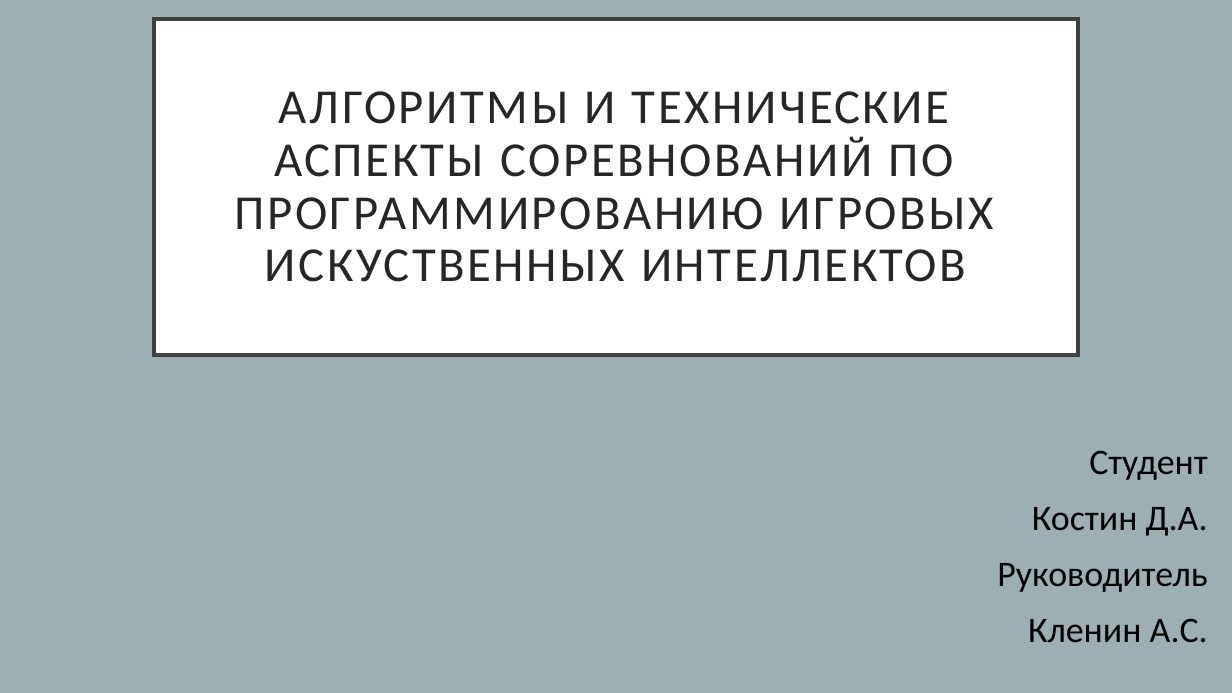
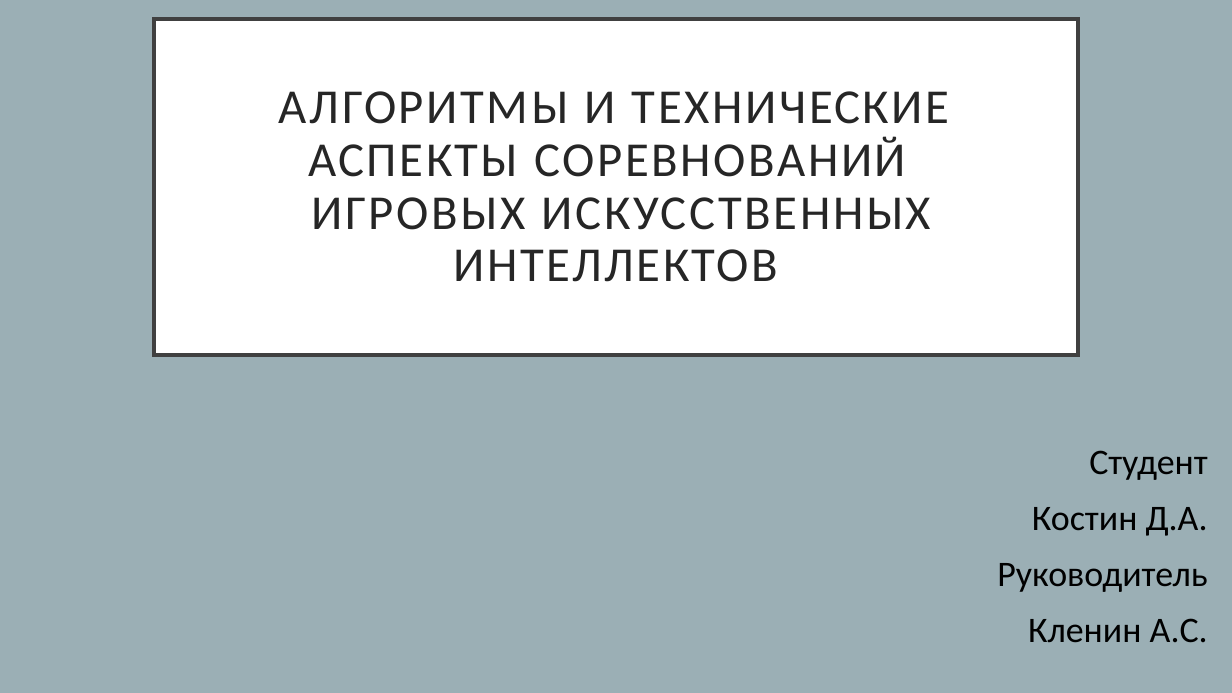
Before and after one commit to etharner/aigame, a slide deck: slide 1 of presentation.pptx. Drawn at 1232x693 pixels with LibreOffice and Linux fonts; fonts in the diff are those of the drawing. Boxes give left, top, right and bottom in pixels: in the first picture for what was removed or moved away, otherwise in the second. Text is boxed around its words. In the diff, an @@ line names an element or a change of style, - is before the commit and + after.

```diff
--- a/presentation.pptx
+++ b/presentation.pptx
@@ title at bbox=[279, 91, 950, 282]: text changed @@
-АЛГОРИТМЫ И ТЕХНИЧЕСКИЕ АСПЕКТЫ СОРЕВНОВАНИЙ ПО ПРОГРАММИРОВАНИЮ ИГРОВЫХ ИСКУСТВЕННЫХ ИНТЕЛЛЕКТОВ
+АЛГОРИТМЫ И ТЕХНИЧЕСКИЕ АСПЕКТЫ СОРЕВНОВАНИЙ
+ИГРОВЫХ ИСКУСCТВЕННЫХ ИНТЕЛЛЕКТОВ
```
Also in this commit, not shown: 19 slides added, 1 slide removed, 1 other file.
